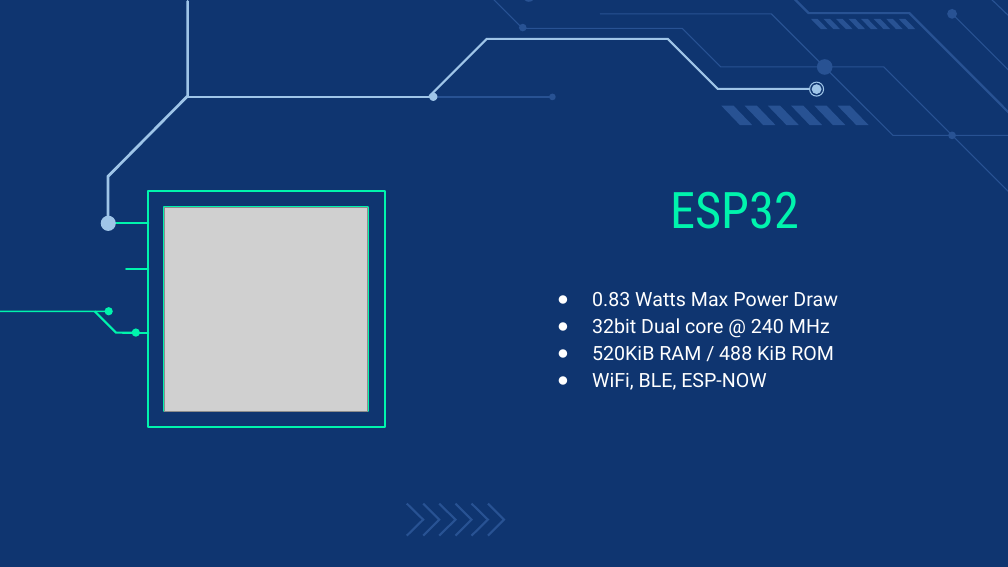
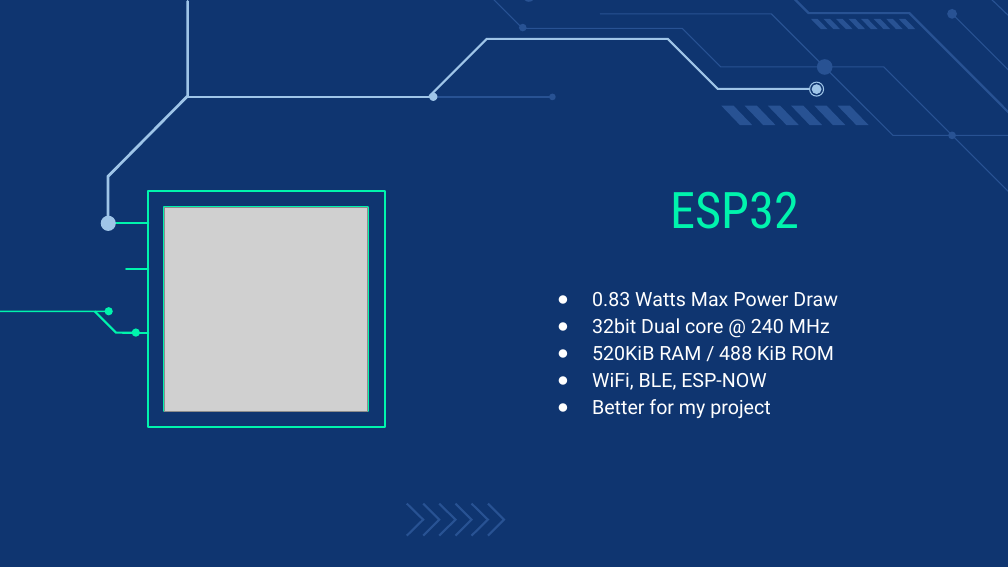
Before and after one commit to Hanover-CS/HC23-Isaac-Bevis-Senior-Project, a slide deck: slide 9 of Presentation/CS461 Proposal.pptx. Drawn at 1008x567 pixels with LibreOffice and Linux fonts; fonts in the diff are those of the drawing; grey boxes stand for pictures. Boxes give left, top, right and bottom in pixels: in the first picture for what was removed or moved away, otherwise in the second. Text is boxed around its words. In the diff, an @@ line names an element or a change of style, - is before the commit and + after.

```diff
--- a/Presentation/CS461 Proposal.pptx
+++ b/Presentation/CS461 Proposal.pptx
@@ subtitle at <box>592,399,770,418</box>: paragraph added @@
+● Better for my project
```
Also in this commit, not shown: 3 other slides changed.
